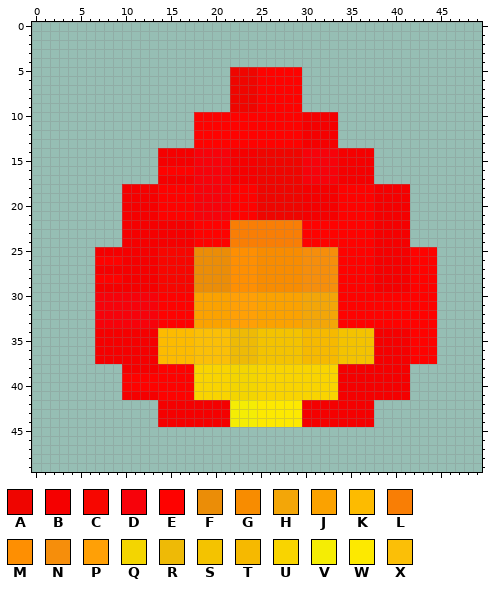
One commit to this pixel-art sprite: graphics/fire.png. Above: the version before the commit.
The file is 50x50 pixels. Colours within 5 levels of each other are drawn and written as one.
Palette (. is transparent): A #ef0500  B #f50000  C #f70600  D #f7020a  E #fe0200  F #eb8d07  G #f88c00  H #f3a608  J #fba200  K #fdbb00  L #f97e05  M #fe8f02  N #f68e0b  P #ffa006  Q #f3d501  R #eeba06  S #f4c300  T #f6b900  U #f9d400  V #f5ed04  W #fde900  X #fbbf07
Pixels before (only the part around the change), first column x 0:
 0 ..................................................
 1 ..................................................
 2 ..................................................
 3 ..................................................
 4 ..................................................
 5 ......................AAAEEEEE....................
 6 ......................AAAEEEEE....................
 7 ......................AAAEEEEE....................
 8 ......................AAAEEEEE....................
 9 ......................AAAEEEEE....................
10 ..................EEEEEEEEEEEEBBBB................
11 ..................EEEEEEEEEEEEBBBB................
12 ..................EEEEEEEEEEEEBBBB................
13 ..................EEEEEEEEEEEEBBBB................
14 ..............BBBBDDDDBBBAAAAADDDDBBBB............
15 ..............BBBBDDDDBBBAAAAADDDDBBBB............
16 ..............EEEEDDDDBBBAAAAADDDDBBBB............
17 ..............BBBBDDDDBBBAAAAADDDDBBBB............
18 ..........BBBBEEEEDDDDEEEAAAAABBBBEEEEBBBB........
19 ..........BBBBEEEEDDDDEEEAAAAABBBBEEEEBBBB........
20 ..........BBBBEEEEDDDDEEEAAAAABBBBEEEEBBBB........
21 ..........BBBBEEEEDDDDEEEAAAAABBBBEEEEBBBB........
22 ..........BBBBBBBBEEEELLLLLLLLEEEEEEEEBBBB........
23 ..........BBBBBBBBEEEELLLLLLLLEEEEEEEEBBBB........
24 ..........BBBBBBBBEEEELLLLLLLLEEEEEEEEBBBB........
25 .......BBBBBBBCCCCFFFFMMMGGGGGNNNNEEEEBBBBEEE.....
26 .......EEEBBBBCCCCFFFFMMMGGGGGNNNNEEEEBBBBEEE.....
27 .......BBBBBBBCCCCFFFFMMMGGGGGNNNNEEEEBBBBEEE.....
28 .......EEEBBBBCCCCFFFFMMMGGGGGNNNNEEEEBBBBEEE.....
29 .......BBBBBBBCCCCFFFFMMMGGGGGNNNNEEEEBBBBEEE.....
30 .......DDDDDDDEEEEJJJJPPPJJJJJHHHHEEEEEEEEEEE.....
31 .......DDDDDDDEEEEJJJJPPPJJJJJHHHHEEEEEEEEEEE.....
32 .......DDDDDDDEEEEJJJJPPPJJJJJHHHHEEEEEEEEEEE.....
33 .......DDDDDDDEEEEJJJJPPPJJJJJHHHHEEEEEEEEEEE.....
34 .......BBBBBBBKKKKXXXXRRRSSSSSTTTTSSSSBBBBEEE.....
35 .......BBBBBBBKKKKXXXXRRRSSSSSTTTTSSSSBBBBEEE.....
36 .......BBBBBBBKKKKXXXXRRRSSSSSTTTTSSSSBBBBEEE.....
37 .......BBBBBBBKKKKXXXXRRRSSSSSTTTTSSSSBBBBEEE.....
38 ..........BBBBEEEEUUUUQQQUUUUUUUUUBBBBBBBB........
39 ..........EEEEEEEEUUUUQQQUUUUUUUUUBBBBBBBB........
40 ..........EEEEEEEEUUUUQQQUUUUUUUUUBBBBBBBB........
41 ..........BBBBEEEEUUUUQQQUUUUUUUUUBBBBBBBB........
42 ..............BBBBBBBBVVVWWWWWBBBBBBBB............
43 ..............BBBBBBBBVVVWWWWWBBBBBBBB............
44 ..............BBBBBBBBVVVWWWWWBBBBBBBB............
45 ..................................................
46 ..................................................
47 ..................................................
48 ..................................................
49 ..................................................
The result:
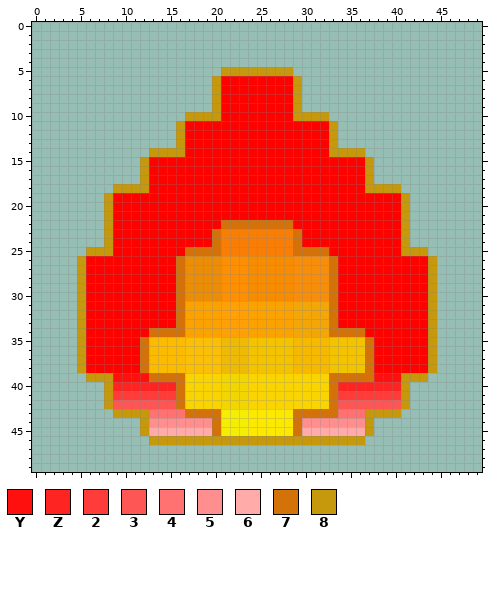
Colours new in this view: Y #fe100e  Z #fe2422  2 #fe3c3a  3 #fe5655  4 #ff7271  5 #ff8f8e  6 #feabaa  7 #d4720a  8 #c6980b
Edits made:
Changed rows in their new state; - is an unchanged pixel.
first column x 5:
 5 ----------------88888888.---------------
 6 ---------------8EEEE----8---------------
 7 ---------------8EEEE----8---------------
 8 ---------------8EEEE----8---------------
 9 ---------------8EEEE----8---------------
10 ------------8888--------8888.-----------
11 -----------8E------------EEE8-----------
12 -----------8E------------EEE8-----------
13 -----------8E------------EEE8-----------
14 --------8888EEEEEEEEEEEEEEEE8888.-------
15 -------8EEEEEEEEEEEEEEEEEEEEEEEE8-------
16 -------8E----EEEEEEEEEEEEEEEEEEE8-------
17 -------8EEEEEEEEEEEEEEEEEEEEEEEE8-------
18 ----8888E----EEEE---EEEEEEEEE---8888.---
19 ---8EEEEE----EEEE---EEEEEEEEE----EEE8---
20 ---8EEEEE----EEEE---EEEEEEEEE----EEE8---
21 ---8EEEEE----EEEE---EEEEEEEEE----EEE8---
22 ---8EEEEEEEEE---77777777E--------EEE8---
23 ---8EEEEEEEEE--7L-------7--------EEE8---
24 ---8EEEEEEEEE--7L-------7--------EEE8---
25 -888EEEEEEEE7777LLLLLLLL7777E----EEE888.
26 8E---EEEEEE7F---M--G----N---7----EEEE--8
27 8EEEEEEEEEE7F---M--G----N---7----EEEE--8
28 8E---EEEEEE7F---M--G----N---7----EEEE--8
29 8EEEEEEEEEE7F---M--G----N---7----EEEE--8
30 8EEEEEEEE--7FFFFMMMGGGGGNNNN7----------8
31 8EEEEEEEE--7J---P--J----H---7----------8
32 8EEEEEEEE--7J---P--J----H---7----------8
33 8EEEEEEEE--7J---P--J----H---7----------8
34 8EEEEEEE7777JJJJPPPJJJJJHHHH7777EEEEE--8
35 8EEEEEE7K---X---R--S----T---S---7EEEE--8
36 8EEEEEE7K---X---R--S----T---S---7EEEE--8
37 8EEEEEE7K---X---R--S----T---S---7EEEE--8
38 8EEEEEE7KKKKXXXXRRRSSSSSTTTTSSSS7EEEEEE8
39 -888YYYY7777U---Q--U--------77777YYY888-
40 ---8ZZZZZZZ7U---Q--U--------7ZZZZZZZ8---
41 ---822222227U---Q--U--------722222228---
42 ---833333337UUUUQQQUUUUUUUUU733333338---
43 ----888844447777V--W----777774448888----
44 -------855555557V--W----755555558-------
45 -------866666667VVVWWWWW766666668-------
46 --------888888888888888888888888--------
Boxes around the changes in both pictures, in picture pixels (x1, y1, x2, y2):
changed: (77, 67, 437, 445)
